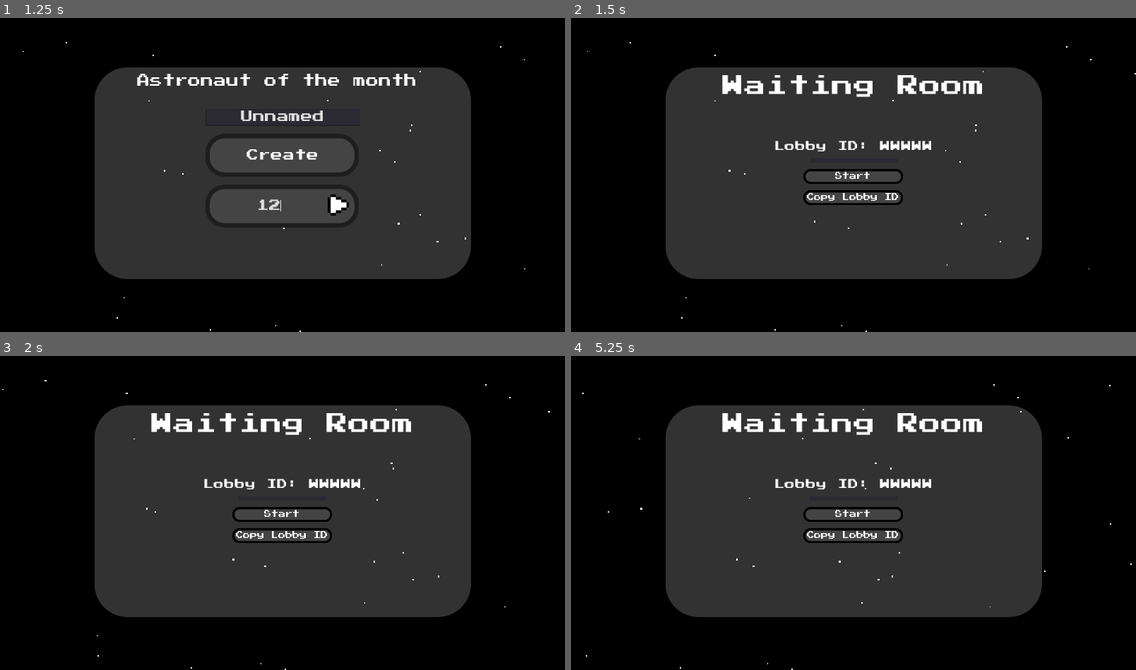
Above: before the commit, frames 1-4 (two rows, left to right).
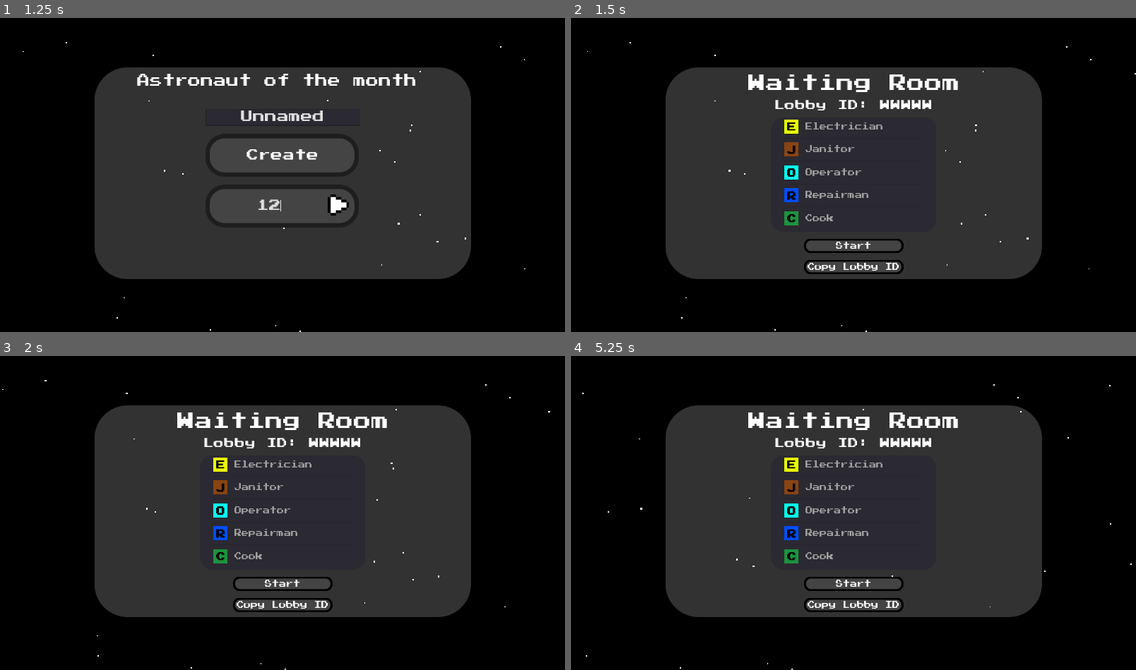
Above: after the commit, the same moments.

Repository: GTNT-Github/Astronaut-of-the-Month
Game: Godot game, scene res://assets/scenes/lobby.tscn
Same seed, same stepped clock (60 frames per second), same inputs: the game is played once before the commit and once after it.
Inputs (mouse positions are in pixels of both pictures, inside the frame that each line leads up to):
- Up to frame 1 (1.25 s): click (271, 206) at 0.52 s; type "12" at 0.6 s
- Up to frame 2 (1.5 s): click "Create" at 1.25 s
- Up to frame 3 (2 s): no input
- Up to frame 4 (5.25 s): click "Copy Lobby ID" at 2 s; click "Start" at 2.75 s; click "Start" at 3.5 s; tap Enter at 4.25 s; hold D (ui_right) 4.28-5.03 s; hold S (ui_down) from 5.03 s (still down)

Frame 1 is identical in both runs. In frame 2, 5.4% of the frame differs, in the area x 26-73%, y 17-82%; in frame 3, 5.4%; in frame 4, 5.4%.

Commit message:
Client - Job Selection

Diff:
--- a/Client/assets/scenes/lobby.tscn
+++ b/Client/assets/scenes/lobby.tscn
@@ -44,17 +44,23 @@
 
 [node name="TitleScreen" parent="." instance=ExtResource( 4 )]
 
+[node name="Name" parent="TitleScreen" index="1"]
+anchor_left = 0.5
+anchor_top = 0.235
+anchor_right = 0.5
+anchor_bottom = 0.235
+margin_left = -174.5
+margin_top = -18.8
+margin_right = 174.5
+margin_bottom = 19.2
+text = "WWWWWWWWWWWW"
+
 [node name="WaitingRoom" parent="." instance=ExtResource( 2 )]
 visible = false
-
-[node name="VBoxContainer" parent="WaitingRoom/CenterContainer" index="0"]
-margin_top = 172.0
-margin_bottom = 308.0
 
 [connection signal="text_changed" from="TitleScreen/Name" to="." method="_on_NameTextBox_text_changed"]
 [connection signal="pressed" from="TitleScreen/CreateBtn" to="." method="_on_CreateBtn_pressed"]
 [connection signal="pressed" from="TitleScreen/JoinBtn/EnterArrow" to="." method="_on_JoinBtn_pressed"]
-[connection signal="pressed" from="WaitingRoom/CenterContainer/VBoxContainer/StartBtn" to="." method="_on_StartBtn_pressed"]
 
 [editable path="TitleScreen"]
 [editable path="WaitingRoom"]
--- a/Client/assets/scenes/waitingRoom.tscn
+++ b/Client/assets/scenes/waitingRoom.tscn
@@ -1,12 +1,17 @@
-[gd_scene load_steps=10 format=2]
+[gd_scene load_steps=16 format=2]
 
 [ext_resource path="res://assets/scripts/waitingRoom.gd" type="Script" id=1]
 [ext_resource path="res://assets/fonts/defaultFont.ttf" type="DynamicFontData" id=2]
 [ext_resource path="res://assets/ui/titleScreen/menu.png" type="Texture" id=3]
 [ext_resource path="res://assets/ui/waitingRoom/button.png" type="Texture" id=4]
+[ext_resource path="res://assets/ui/waitingRoom/janitor.png" type="Texture" id=5]
+[ext_resource path="res://assets/ui/waitingRoom/repairman.png" type="Texture" id=6]
+[ext_resource path="res://assets/ui/waitingRoom/electrician.png" type="Texture" id=7]
+[ext_resource path="res://assets/ui/waitingRoom/cook.png" type="Texture" id=8]
+[ext_resource path="res://assets/ui/waitingRoom/operator.png" type="Texture" id=9]
 
 [sub_resource type="DynamicFont" id=1]
-size = 50
+size = 40
 outline_color = Color( 0, 0, 0, 1 )
 use_filter = true
 font_data = ExtResource( 2 )
@@ -17,7 +22,9 @@
 font_data = ExtResource( 2 )
 
 [sub_resource type="StyleBoxFlat" id=4]
-content_margin_top = 10.0
+content_margin_left = 30.0
+content_margin_right = 0.0
+content_margin_top = 0.0
 content_margin_bottom = 0.0
 bg_color = Color( 0.172549, 0.164706, 0.196078, 1 )
 corner_radius_top_left = 30
@@ -25,8 +32,14 @@
 corner_radius_bottom_right = 30
 corner_radius_bottom_left = 30
 
+[sub_resource type="StyleBoxEmpty" id=6]
+
 [sub_resource type="Theme" id=5]
+Button/colors/font_color_disabled = Color( 0.9, 0.9, 0.9, 0.2 )
 ItemList/styles/bg = SubResource( 4 )
+ItemList/styles/selected = SubResource( 6 )
+ItemList/styles/selected_focus = SubResource( 6 )
+Panel/styles/panel = SubResource( 4 )
 
 [sub_resource type="DynamicFont" id=3]
 font_data = ExtResource( 2 )
@@ -46,27 +59,28 @@
 [node name="Title" type="Label" parent="."]
 anchor_left = 0.5
 anchor_right = 0.5
-margin_left = -300.0
+margin_left = -240.0
 margin_top = 16.0
-margin_right = 300.0
-margin_bottom = 67.0
+margin_right = 240.0
+margin_bottom = 56.0
+size_flags_horizontal = 4
 custom_fonts/font = SubResource( 1 )
 text = "Waiting Room"
 align = 1
 valign = 1
 
-[node name="CenterContainer" type="CenterContainer" parent="."]
-anchor_right = 1.0
-anchor_bottom = 1.0
-
-[node name="VBoxContainer" type="VBoxContainer" parent="CenterContainer"]
-margin_left = 239.0
-margin_top = 91.0
-margin_right = 614.0
-margin_bottom = 389.0
+[node name="VBoxContainer" type="VBoxContainer" parent="."]
+anchor_left = 0.5
+anchor_top = 0.5
+anchor_right = 0.5
+anchor_bottom = 0.5
+margin_left = -187.5
+margin_top = -166.0
+margin_right = 187.5
+margin_bottom = 230.0
 custom_constants/separation = 15
 
-[node name="ID" type="Label" parent="CenterContainer/VBoxContainer"]
+[node name="ID" type="Label" parent="VBoxContainer"]
 margin_right = 375.0
 margin_bottom = 25.0
 custom_fonts/font = SubResource( 2 )
@@ -74,34 +88,31 @@
 align = 1
 valign = 1
 
-[node name="ItemList" type="ItemList" parent="CenterContainer/VBoxContainer"]
-margin_left = 87.0
+[node name="ItemList" type="ItemList" parent="VBoxContainer"]
 margin_top = 40.0
-margin_right = 287.0
-margin_bottom = 202.0
-rect_min_size = Vector2( 200, 0 )
-size_flags_horizontal = 4
+margin_right = 375.0
+margin_bottom = 300.0
 size_flags_vertical = 4
 theme = SubResource( 5 )
 custom_constants/vseparation = 10
 custom_constants/icon_margin = 0
 custom_fonts/font = SubResource( 3 )
-items = [ "Player 1", null, false, "Player 2", null, false, "Player 3", null, false, "Player 4", null, false ]
+items = [ " Electrician", ExtResource( 7 ), false, " Janitor", ExtResource( 5 ), false, " Operator", ExtResource( 9 ), false, " Repairman", ExtResource( 6 ), false, " Cook", ExtResource( 8 ), false ]
+allow_reselect = true
 auto_height = true
 same_column_width = true
 fixed_column_width = 225
-icon_mode = 0
 
-[node name="StartBtn" type="TextureButton" parent="CenterContainer/VBoxContainer"]
+[node name="StartBtn" type="TextureButton" parent="VBoxContainer"]
 margin_left = 75.0
-margin_top = 217.0
+margin_top = 315.0
 margin_right = 300.0
-margin_bottom = 250.0
+margin_bottom = 348.0
 size_flags_horizontal = 4
 size_flags_vertical = 4
 texture_normal = ExtResource( 4 )
 
-[node name="Label" type="Label" parent="CenterContainer/VBoxContainer/StartBtn"]
+[node name="Label" type="Label" parent="VBoxContainer/StartBtn"]
 anchor_right = 1.0
 anchor_bottom = 1.0
 size_flags_vertical = 1
@@ -110,17 +121,17 @@
 align = 1
 valign = 1
 
-[node name="Copy" type="TextureButton" parent="CenterContainer/VBoxContainer"]
+[node name="Copy" type="TextureButton" parent="VBoxContainer"]
 margin_left = 75.0
-margin_top = 265.0
+margin_top = 363.0
 margin_right = 300.0
-margin_bottom = 298.0
+margin_bottom = 396.0
 size_flags_horizontal = 4
 size_flags_vertical = 5
 toggle_mode = true
 texture_normal = ExtResource( 4 )
 
-[node name="Label" type="Label" parent="CenterContainer/VBoxContainer/Copy"]
+[node name="Label" type="Label" parent="VBoxContainer/Copy"]
 anchor_right = 1.0
 anchor_bottom = 1.0
 size_flags_vertical = 1
@@ -129,4 +140,5 @@
 align = 1
 valign = 1
 
-[connection signal="pressed" from="CenterContainer/VBoxContainer/Copy" to="." method="_on_Copy_pressed"]
+[connection signal="item_selected" from="VBoxContainer/ItemList" to="." method="_on_ItemList_item_selected"]
+[connection signal="pressed" from="VBoxContainer/Copy" to="." method="_on_Copy_pressed"]
--- a/Client/assets/scripts/lobby.gd
+++ b/Client/assets/scripts/lobby.gd
@@ -5,6 +5,7 @@
 onready var lobby = $TitleScreen
 onready var waiting_room = $WaitingRoom
 
+var job_refrence = ["Electrician","Janitor","Operator","Repairman","Cook"]
 
 func _ready() -> void:
 	player_name.text = Save.save_data["Player_name"]
@@ -17,14 +18,14 @@
 
 
 func _on_NameTextBox_text_changed(new_text):
-	Save.save_data["Player_name"] = player_name.text
+	Save.save_data["Player_name"] = new_text
 	Save.save_game()
 
 
 func show_waiting_room(host):
 	lobby.visible = false
 	waiting_room.visible = true
-	$WaitingRoom/CenterContainer/VBoxContainer/StartBtn.visible = host
+	$WaitingRoom/VBoxContainer/StartBtn.visible = host
 
 
 func _on_StartBtn_pressed():
@@ -39,9 +40,9 @@
 
 func generate_id(length):
 	var chars = 'abcdefghijklmnopqrstuvwxyzABCDEFGHIJKLMNOPQRSTUVWXYZ1234567890'
-	var word: String
+	var word: String = ""
 	var n_char = len(chars)
-	for i in range(length):
+	for _i in range(length):
 		randomize()
 		word += chars[randi()%n_char]
 	return word
--- a/Client/assets/scripts/save.gd
+++ b/Client/assets/scripts/save.gd
@@ -13,7 +13,7 @@
 	var file = File.new()
 
 	if not file.file_exists(SAVEGAME):
-		save_data = {"Player_name": "Unnamed"}
+		save_data = {"Player_name": "Unnamed","Job":0}
 		save_game()
 	file.open(SAVEGAME, File.READ)
 	var content = file.get_as_text()
--- a/Client/assets/scripts/server.gd
+++ b/Client/assets/scripts/server.gd
@@ -28,6 +28,8 @@
 	player_data = Save.save_data
 	players[local_player_id] = player_data
 
+func update_job(old_job):
+	rpc_id(1,"update_job",Server.lobby_id, Server.local_player_id, Server.player_data, old_job)
 
 sync func update_waiting_room():
 	get_tree().call_group("WaitingRoom", "refresh_players", players)
@@ -37,7 +39,7 @@
 	rpc_id(1, "load_world", lobby_id, Server.local_player_id)
 
 
-sync func start_game(lobby_id):
+sync func start_game():
 #	get_tree().call_group("WaitingRoom", "start_countdown", lobby_id)
 
 #	yield(get_tree().create_timer(4), "timeout")
@@ -45,3 +47,7 @@
 	world.name = lobby_id
 	get_tree().get_root().add_child(world)
 	get_tree().get_root().get_node("Lobby").queue_free()
+
+
+remote func update_old_job(old_job):
+	get_tree().call_group("WaitingRoom", "update_old_job", old_job)
--- a/Client/assets/scripts/waitingRoom.gd
+++ b/Client/assets/scripts/waitingRoom.gd
@@ -1,36 +1,35 @@
 extends TextureRect
 
-onready var player_list = $CenterContainer/VBoxContainer/ItemList
-onready var id_label = $CenterContainer/VBoxContainer/ID
+onready var item_list = $VBoxContainer/ItemList
+onready var id_label = $VBoxContainer/ID
 
-func _ready():
-	player_list.clear()
-
+var job_refrence = ["Electrician","Janitor","Operator","Repairman","Cook"]
 
 func refresh_players(players):
-	player_list.clear()
 	for player_id in players:
-		var player = players[player_id]["Player_name"]
-		player_list.add_item(player, null, false)
+		var playerName = players[player_id]["Player_name"]
+		var playerJob = players[player_id]["Job"]
+		item_list.set_item_text(playerJob, " "+playerName)
+		item_list.set_item_disabled(playerJob, true)
 	id_label.text = "Lobby ID: "+Server.lobby_id
 
 
 func _on_Copy_pressed() -> void:
 	OS.clipboard = Server.lobby_id
-	$CenterContainer/VBoxContainer/Copy/Label.text = "Copied!"
-	$CenterContainer/VBoxContainer/Copy.disabled = true
+	$VBoxContainer/Copy/Label.text = "Copied!"
+	$VBoxContainer/Copy.disabled = true
 	yield(get_tree().create_timer(3), "timeout")
-	$CenterContainer/VBoxContainer/Copy/Label.text = "Copy Lobby ID"
-	$CenterContainer/VBoxContainer/Copy.disabled = false
+	$VBoxContainer/Copy/Label.text = "Copy Lobby ID"
+	$VBoxContainer/Copy.disabled = false
 
-func start_countdown(lobby_id):
-	var timer = Timer.new()
-	timer.wait_time = 1
-	timer.name = lobby_id+"Timer"
-	add_child(timer)
-	timer.start()
-	for n in 3:
-		yield(timer,"timeout")
-		print(lobby_id+" starts in"+str(3-n)+" seconds!")
-		if n == 2:
-			timer.queue_free()
+
+func _on_ItemList_item_selected(index: int) -> void:
+	if !item_list.is_item_disabled(index):
+		var old_job = Server.player_data["Job"]
+		Server.player_data["Job"] = index
+		Server.update_job(old_job)
+
+
+func update_old_job(old_job):
+	item_list.set_item_text(old_job, " "+job_refrence[old_job])
+	item_list.set_item_disabled(old_job, false)
Binary file added: Client/assets/ui/waitingRoom/cook.png
Binary file added: Client/assets/ui/waitingRoom/electrician.png
Binary file added: Client/assets/ui/waitingRoom/janitor.png
Binary file added: Client/assets/ui/waitingRoom/operator.png
Binary file added: Client/assets/ui/waitingRoom/repairman.png
Not shown, added: Client/assets/music/mainMenu.pkf
Not shown, added: Client/assets/music/mainMenu.wav
